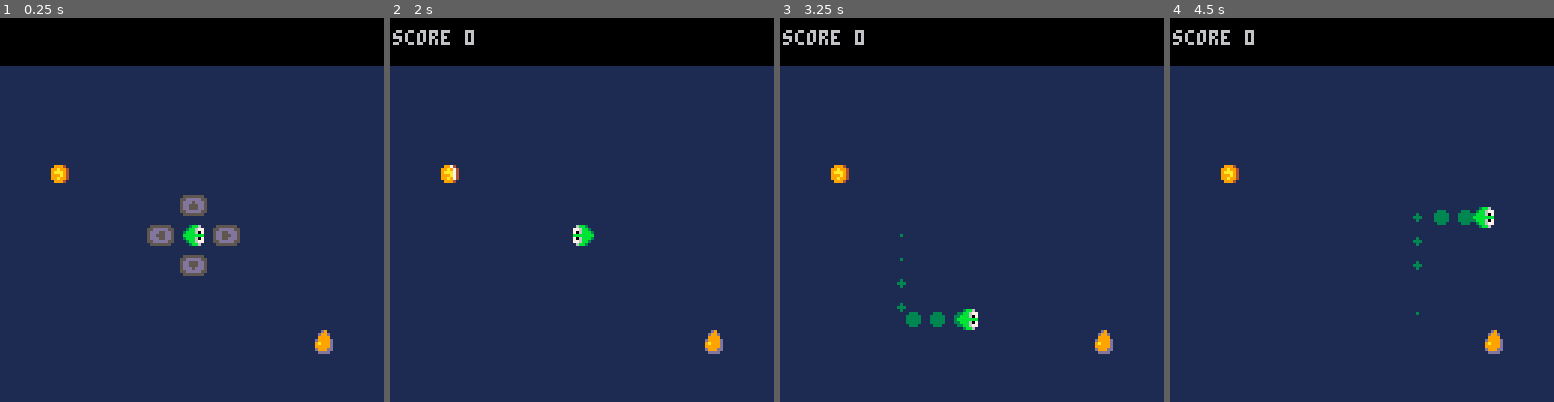
Above: before the commit, frames 1-4 (left to right).
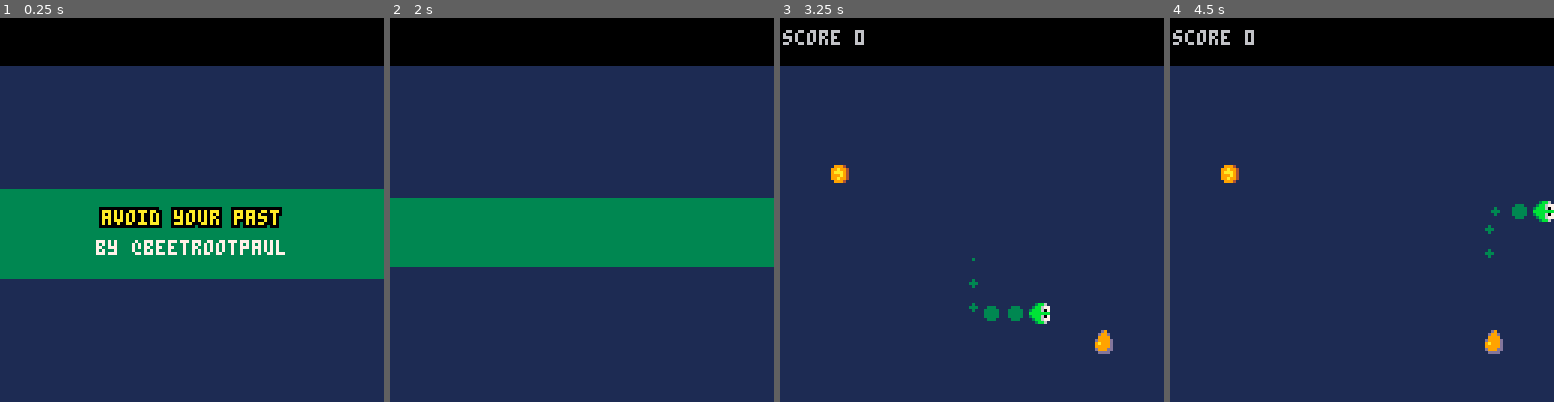
Above: after the commit, the same moments.

Repository: beetrootpaul/avoid-your-past
Game: PICO-8 cartridge avoid-your-past.p8
Same seed, same stepped clock (60 frames per second), same inputs: the game is played once before the commit and once after it.
Inputs:
- Up to frame 1 (0.25 s): no input
- Up to frame 2 (2 s): tap O (Z key) at 0.33, 0.7, 1.43 s; tap X (X key) at 1.07 s; hold Left from 1.97 s (still down)
- Up to frame 3 (3.25 s): tap X (X key) every 0.33 s from 2.07 to 3.07 s; tap O (Z key) at 2.22, 3.1 s; release Left at 2.37 s; hold Down 2.42-2.82 s; hold Right from 2.87 s (still down)
- Up to frame 4 (4.5 s): tap X (X key) every 0.33 s from 3.4 to 4.4 s; release Right at 3.53 s; hold Up 3.58-4.08 s; tap O (Z key) at 3.98 s; hold Right from 4.13 s (still down)

The runs differ from the first frame. In frame 1, 24% of the frame differs, in the area x 0-100%, y 38-88%; in frame 2, 19%; in frame 3, 1.2%; in frame 4, 1.1%.

Commit message:
splash screen + sash with text

Diff:
--- a/avoid-your-past.p8
+++ b/avoid-your-past.p8
@@ -9,6 +9,7 @@
 
 #include src/game_states/game_state_gameplay.lua
 #include src/game_states/game_state_over.lua
+#include src/game_states/game_state_splash.lua
 #include src/game_states/game_state_start.lua
 
 #include src/animated_sprite.lua
--- a/src/game_states/game_state_gameplay.lua
+++ b/src/game_states/game_state_gameplay.lua
@@ -126,7 +126,6 @@
                     memory.collision_circle(),
                     player.collision_circle()
                 ) then
-                    sfx(3)
                     has_collided_with_memory = true
                 end
             end
@@ -149,6 +148,7 @@
             return new_game_state_over({
                 player = player,
                 level = level,
+                score = score,
             })
         end
         return gs
--- a/src/game_states/game_state_over.lua
+++ b/src/game_states/game_state_over.lua
@@ -3,13 +3,30 @@
 function new_game_state_over(params)
     local player = params.player
     local level = params.level
+    local score = params.score
+
+    local ttl_max = 120
+    local ttl = ttl_max
+    local ttl_collapse_start = 4
+    local ttl_expansion_start = ttl_max - 20
+    local ttl_expansion_end = ttl_expansion_start - 4
+
+    local sash_h_max = 30
+    local sash_center_y = u.topbar_h_px + (u.screen_edge_px - u.topbar_h_px) / 2
 
     local gs = {}
 
     gs.update = function()
-        if btnp(u.buttons.x) then
-            extcmd("reset")
+        if ttl >= ttl_max then
+            sfx(3)
         end
+        if ttl <= 0 then
+            return new_game_state_start()
+        end
+        if btnp(u.buttons.l) or btnp(u.buttons.r) or btnp(u.buttons.u) or btnp(u.buttons.d) then
+            ttl = ttl_collapse_start
+        end
+        ttl = ttl - 1
         return gs
     end
 
@@ -19,6 +36,46 @@
             can_collect_coins = true,
         })
         player.draw()
+
+        local sash_h
+        local text
+        if ttl > ttl_expansion_start then
+            sash_h = 0
+        elseif ttl <= ttl_expansion_start and ttl >= ttl_expansion_end then
+            sash_h = sash_h_max * (ttl_expansion_start - ttl) / (ttl_expansion_start - ttl_expansion_end)
+        elseif ttl <= ttl_collapse_start then
+            sash_h = sash_h_max * ttl / ttl_collapse_start
+        else
+            sash_h = sash_h_max
+            text = {
+                heading = "your score",
+                score = tostr(score),
+            }
+        end
+        if sash_h > 0 then
+            rectfill(
+                0, sash_center_y - sash_h / 2,
+                u.screen_edge_px - 1, sash_center_y + sash_h / 2 - 1,
+                u.colors.dark_green
+            )
+        end
+        if text then
+            local text_heading_w = u.measure_text_width(text.heading)
+            local text_score_w = u.measure_text_width(text.score)
+            print(
+                text.heading,
+                u.screen_edge_px / 2 - text_heading_w / 2,
+                sash_center_y - u.text_height_px - 3,
+                u.colors.white
+            )
+            u.print_with_outline(
+                text.score,
+                u.screen_edge_px / 2 - text_score_w / 2,
+                sash_center_y + 2,
+                u.colors.yellow,
+                u.colors.black
+            )
+        end
     end
 
     return gs
--- /dev/null
+++ b/src/game_states/game_state_splash.lua
@@ -0,0 +1,69 @@
+-- game_state_splash
+
+function new_game_state_splash()
+    local ttl_max = 120
+    local ttl = ttl_max
+    local ttl_collapse_start = 4
+
+    local sash_h_max = 30
+    local sash_center_y = u.topbar_h_px + (u.screen_edge_px - u.topbar_h_px) / 2
+
+    local gs = {}
+
+    gs.update = function()
+        if ttl <= 0 then
+            return new_game_state_start()
+        end
+        if btnp(u.buttons.l) or btnp(u.buttons.r) or btnp(u.buttons.u) or btnp(u.buttons.d) then
+            ttl = ttl_collapse_start
+        end
+        ttl = ttl - 1
+        return gs
+    end
+
+    gs.draw = function()
+        rectfill(
+            0, u.topbar_h_px,
+            u.screen_edge_px - 1, u.screen_edge_px - 1,
+            u.colors.dark_blue
+        )
+
+        local sash_h
+        local text
+        if ttl <= ttl_collapse_start then
+            sash_h = sash_h_max * ttl / ttl_collapse_start
+        else
+            sash_h = sash_h_max
+            text = {
+                title = "avoid your past",
+                author = "by @beetrootpaul",
+            }
+        end
+        if sash_h > 0 then
+            rectfill(
+                0, sash_center_y - sash_h / 2,
+                u.screen_edge_px - 1, sash_center_y + sash_h / 2 - 1,
+                u.colors.dark_green
+            )
+        end
+        if text then
+            local text_title_w = u.measure_text_width(text.title)
+            local text_author_w = u.measure_text_width(text.author)
+            u.print_with_outline(
+                text.title,
+                u.screen_edge_px / 2 - text_title_w / 2,
+                sash_center_y - u.text_height_px - 3,
+                u.colors.yellow,
+                u.colors.black
+            )
+            print(
+                text.author,
+                u.screen_edge_px / 2 - text_author_w / 2,
+                sash_center_y + 2,
+                u.colors.white
+            )
+        end
+    end
+
+    return gs
+end
--- a/src/main.lua
+++ b/src/main.lua
@@ -6,7 +6,7 @@
 
 
 function _init()
-    gs = new_game_state_start()
+    gs = new_game_state_splash()
 end
 
 function _update()
@@ -19,7 +19,6 @@
 end
 
 -- TODO: VFXs
--- TODO: entry screen with a game title and author (Twitter handle, www)
 -- TODO: polish arrows on start
 -- TODO: fix memory first moments
 
